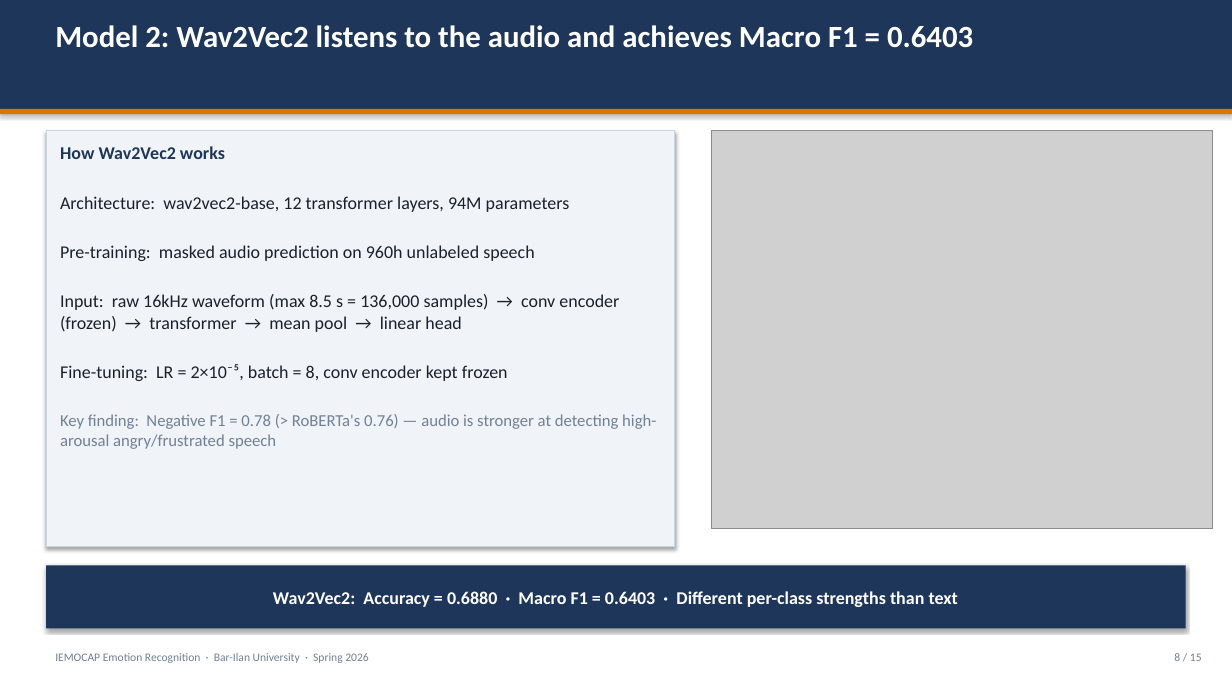
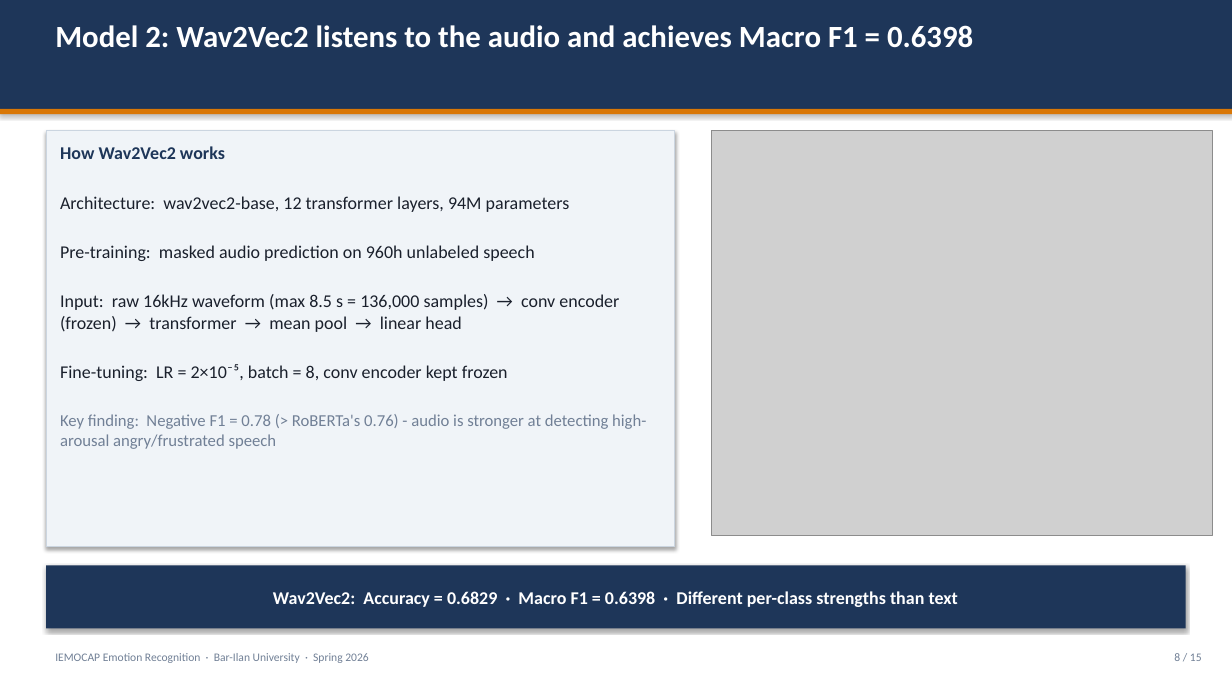
Before and after one commit to almahova/iemocap-proj, a slide deck: slide 8 of docs/Final_Presentation.pptx. Drawn at 1232x693 pixels with LibreOffice and Linux fonts; fonts in the diff are those of the drawing; grey boxes stand for pictures. Boxes give left, top, right and bottom in pixels: in the first picture for what was removed or moved away, otherwise in the second. Text is boxed around its words. In the diff, an @@ line names an element or a change of style, - is before the commit and + after.

```diff
--- a/docs/Final_Presentation.pptx
+++ b/docs/Final_Presentation.pptx
@@ text at [55, 25, 973, 48]: text changed @@
-Model 2: Wav2Vec2 listens to the audio and achieves Macro F1 = 0.6403
+Model 2: Wav2Vec2 listens to the audio and achieves Macro F1 = 0.6398
@@ picture: place and size @@
-picture at [712, 131, 1213, 529]
+picture at [712, 131, 1213, 536]
@@ text in rectangle at [60, 414, 646, 449]: text changed @@
-Key finding: Negative F1 = 0.78 (> RoBERTa's 0.76) — audio is stronger at detecting high-arousal angry/frustrated speech
+Key finding: Negative F1 = 0.78 (> RoBERTa's 0.76) - audio is stronger at detecting high-arousal angry/frustrated speech
@@ text in rectangle at [273, 591, 958, 607]: text changed @@
-Wav2Vec2: Accuracy = 0.6880 · Macro F1 = 0.6403 · Different per-class strengths than text
+Wav2Vec2: Accuracy = 0.6829 · Macro F1 = 0.6398 · Different per-class strengths than text
```
Also in this commit, not shown: 14 other slides changed, 3 other files.
